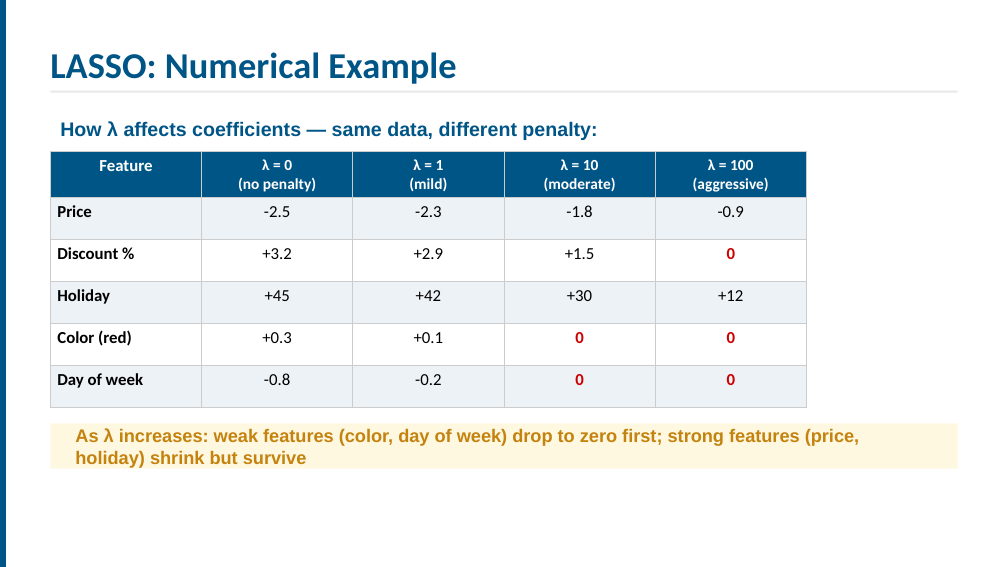
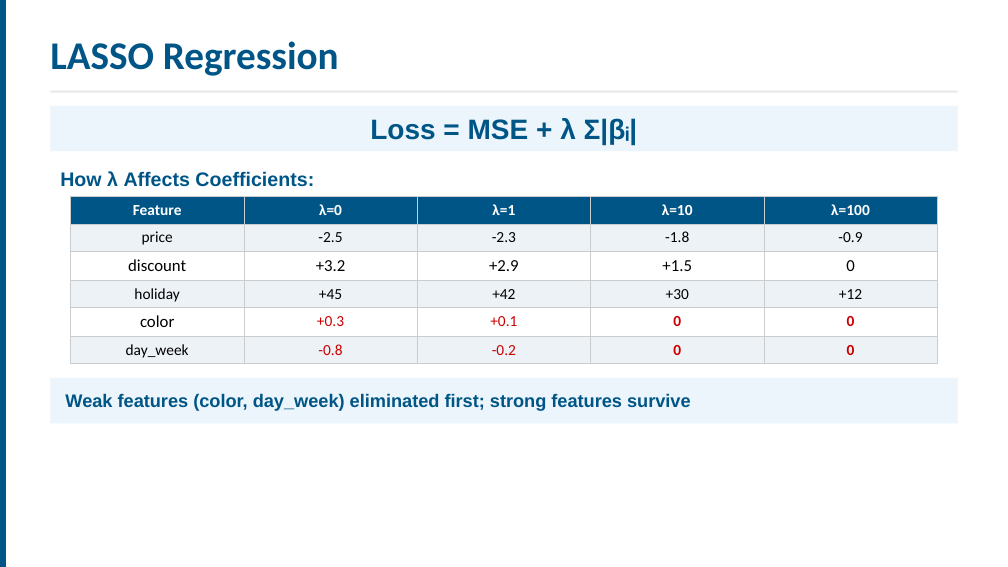
Before and after one commit to ucla-anderson-SSAI/SSAI, a slide deck: slide 37 of Slides/Week1.pptx (slide 31 before the commit). Drawn at 1008x567 pixels with LibreOffice and Linux fonts; fonts in the diff are those of the drawing. Boxes give left, top, right and bottom in pixels: in the first picture for what was removed or moved away, otherwise in the second. Text is boxed around its words. In the diff, an @@ line names an element or a change of style, - is before the commit and + after.

```diff
--- a/Slides/Week1.pptx
+++ b/Slides/Week1.pptx
@@ text at (x1=50, y1=41, x2=339, y2=76): text changed; size 26 to 28 pt @@
-LASSO: Numerical Example
+LASSO Regression
@@ text "LASSO Regression" at (x1=50, y1=41, x2=339, y2=76): vertical alignment bottom to top @@
@@ rectangle added at (x1=50, y1=106, x2=958, y2=151), fill #EBF5FB @@
@@ text added at (x1=370, y1=118, x2=638, y2=144), 20 pt, text #005587, bold @@
+Loss = MSE + λ Σ|βᵢ|
@@ text at (x1=60, y1=171, x2=314, y2=187): text changed @@
-How λ affects coefficients — same data, different penalty:
+How λ Affects Coefficients:
@@ table at (x1=71, y1=197, x2=937, y2=362) @@
-row 1: Feature | λ = 0 / (no penalty) | λ = 1 / (mild) | λ = 10 / (moderate) | λ = 100 / (aggressive)
+row 1: Feature | λ=0 | λ=1 | λ=10 | λ=100
-row 2, column 1: Price
+row 2, column 1: price
-row 3, column 1: Discount %
+row 3, column 1: discount
-row 4, column 1: Holiday
+row 4, column 1: holiday
-row 5, column 1: Color (red)
+row 5, column 1: color
-row 6, column 1: Day of week
+row 6, column 1: day_week
@@ size 12 to 11 pt in "Feature", "-2.5", "-2.3", "-1.8" and 13 more places @@
@@ text colour #CC0000 to #000000, bold off in "0" @@
@@ text colour #000000 to #CC0000 in "+0.3", "+0.1", "-0.8", "-0.2" @@
@@ table resized from (x1=50, y1=151, x2=806, y2=403) to (x1=71, y1=197, x2=937, y2=362) @@
@@ rectangle moved from (x1=50, y1=423, x2=958, y2=469) to (x1=50, y1=378, x2=958, y2=423) @@
@@ rectangle at (x1=50, y1=378, x2=958, y2=423): fill #FFF8E1 to #EBF5FB @@
@@ text at (x1=65, y1=393, x2=691, y2=411): text changed; text colour #C4820E to #005587 @@
-As λ increases: weak features (color, day of week) drop to zero first; strong features (price, holiday) shrink but survive
+Weak features (color, day_week) eliminated first; strong features survive
```
Also in this commit, not shown: 8 other slides changed, 17 slides added, 11 slides removed, 27 other files.
